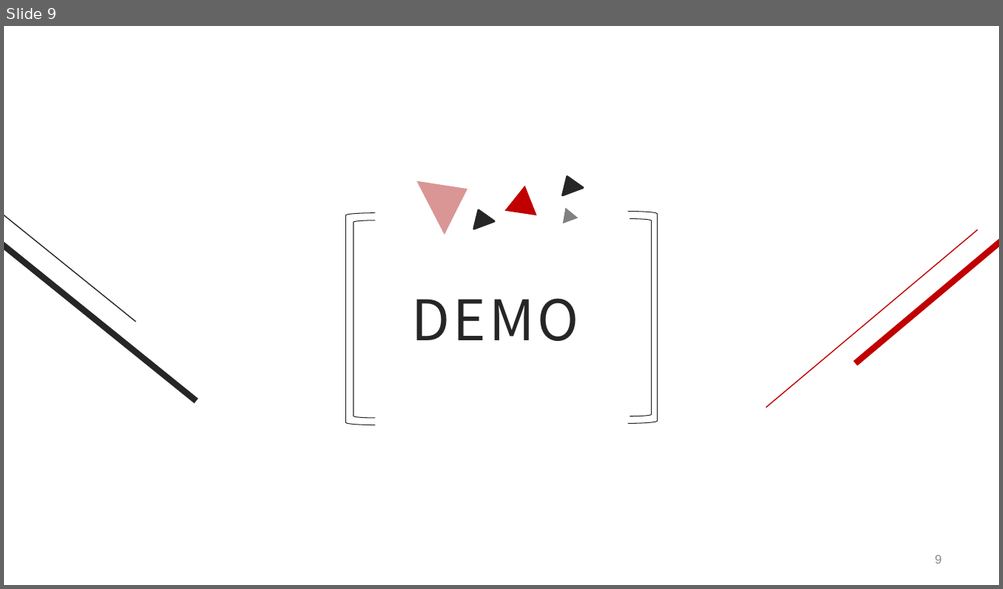
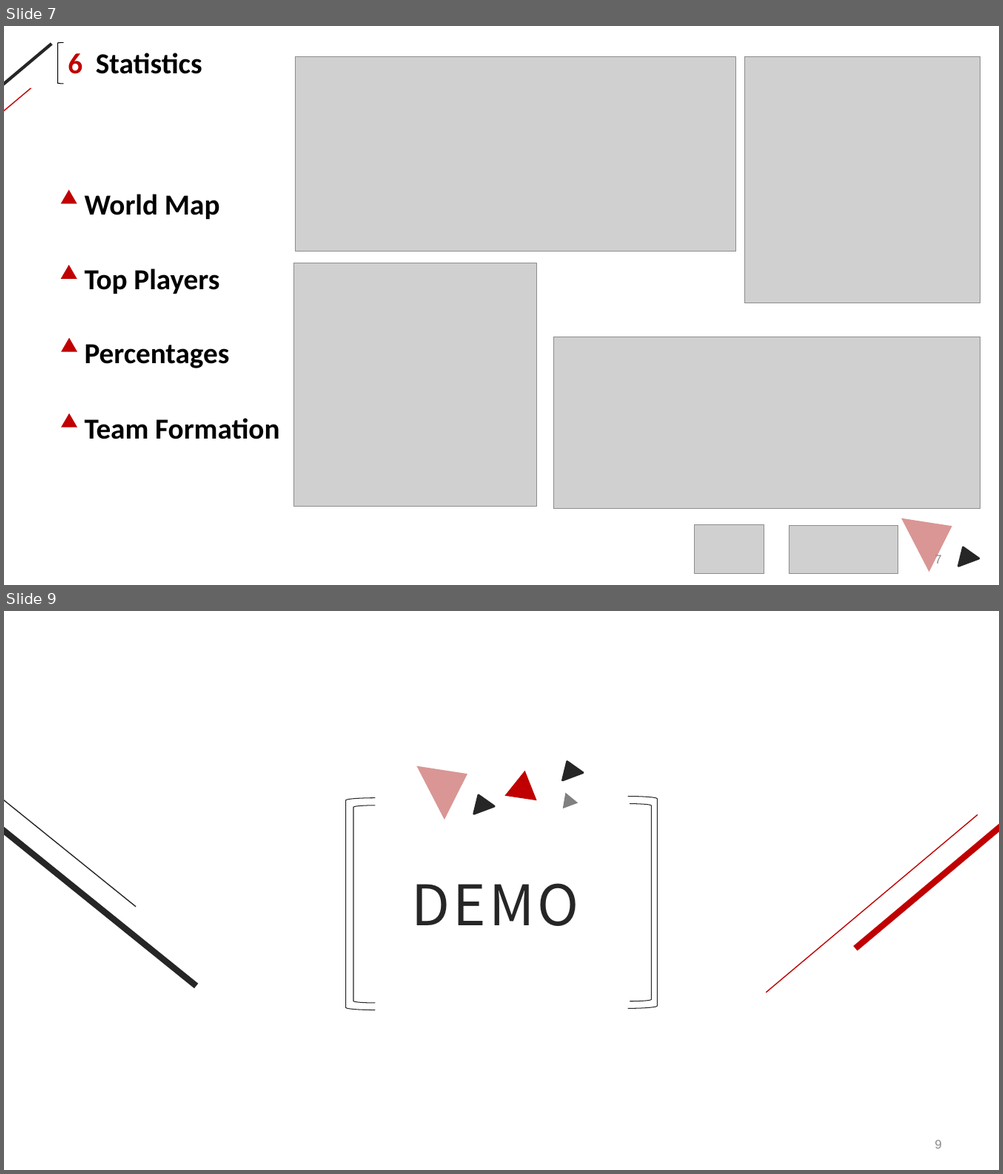
Before and after one commit to lanskyfan/fifaweb, a slide deck: presentation/ERG3010 Group 10 Presentation.pptx. Shown one above the other, each under a label of ours: slide 9 before the commit, slides 7 and 9 after it; the slides between them are not shown. The pictures are 1003x589 and 1003x1174 pixels, drawn with LibreOffice and Linux fonts; fonts in the diff are those of the drawing; grey boxes stand for pictures. Boxes give left, top, right and bottom in pixels: in the first picture for what was removed or moved away, otherwise in the second. Text is boxed around its words. In the diff, an @@ line names an element or a change of style, - is before the commit and + after.

```diff
--- a/presentation/ERG3010 Group 10 Presentation.pptx
+++ b/presentation/ERG3010 Group 10 Presentation.pptx
@@ slide 7 added at <box>4,26,999,585</box>, background #FFFFFF @@
@@ line added from (52, 44) to (4, 97), #262626 3 pt @@
@@ left bracket added at <box>58,42,64,84</box>, outline #000000 0.75 pt @@
@@ text added at <box>68,53,202,74</box>, 28 pt, text #000000, bold @@
+6 Statistics
@@ picture added at <box>295,56,736,251</box> @@
@@ picture added at <box>744,56,979,304</box> @@
@@ triangle added at <box>953,54,979,76</box>, fill #262626, outline #262626 2 pt @@
@@ line added from (31, 88) to (4, 115), #C00000 1 pt @@
@@ triangle added at <box>61,190,77,204</box>, fill #C00000 @@
@@ text added at <box>85,194,220,219</box>, 28 pt, text #000000, bold @@
+World Map
@@ triangle added at <box>61,265,77,279</box>, fill #C00000 @@
@@ text added at <box>85,269,219,294</box>, 28 pt, text #000000, bold @@
+Top Players
@@ picture added at <box>293,264,537,506</box> @@
@@ triangle added at <box>62,338,78,352</box>, fill #C00000 @@
@@ text added at <box>85,344,230,369</box>, 28 pt, text #000000, bold @@
+Percentages
@@ picture added at <box>553,337,979,509</box> @@
@@ triangle added at <box>62,414,78,428</box>, fill #C00000 @@
@@ text added at <box>85,418,279,440</box>, 28 pt, text #000000, bold @@
+Team Formation
@@ triangle added at <box>901,500,966,573</box>, fill #D99694 @@
@@ picture added at <box>694,526,763,574</box> @@
@@ picture added at <box>789,526,897,574</box> @@
@@ page number added at <box>934,554,941,564</box>, 12 pt, text #8C8C8C @@
+7
@@ triangle added at <box>953,544,979,566</box>, fill #262626, outline #262626 2 pt @@
```
Also in this commit, not shown: 5 slides changed.
